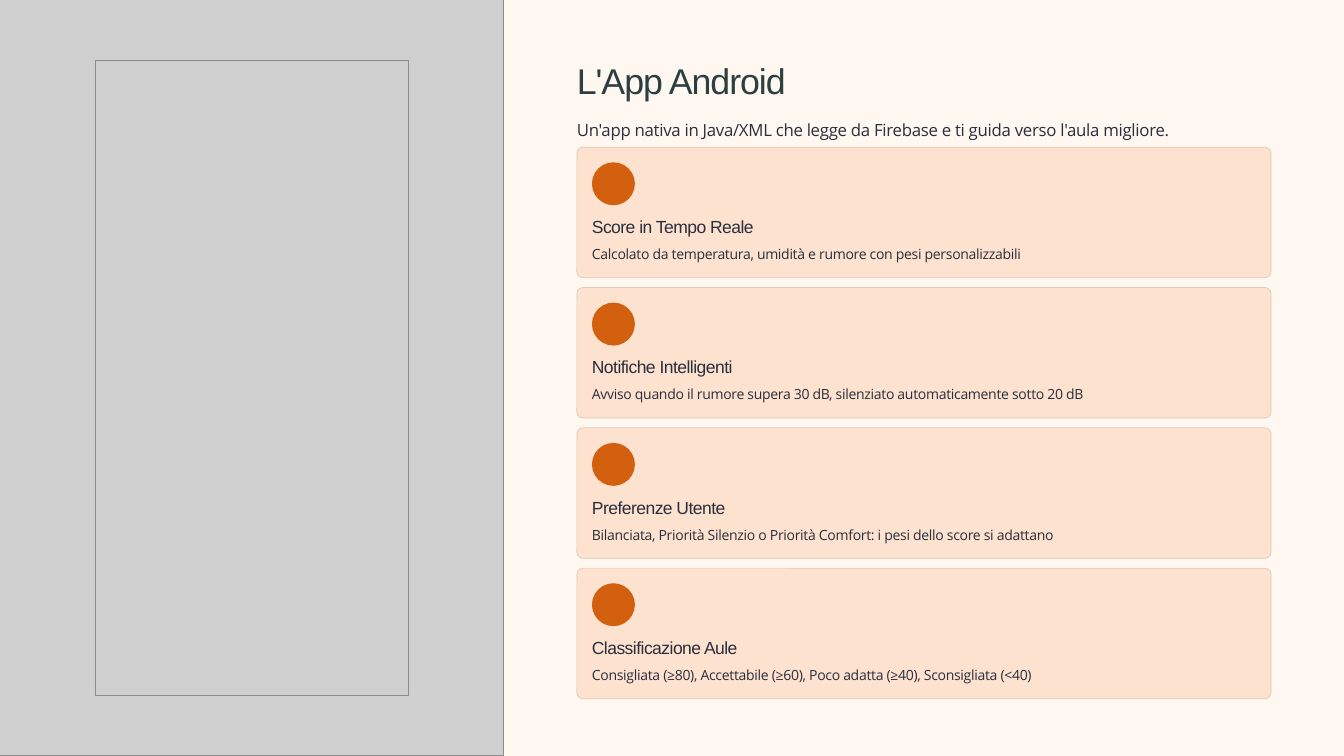
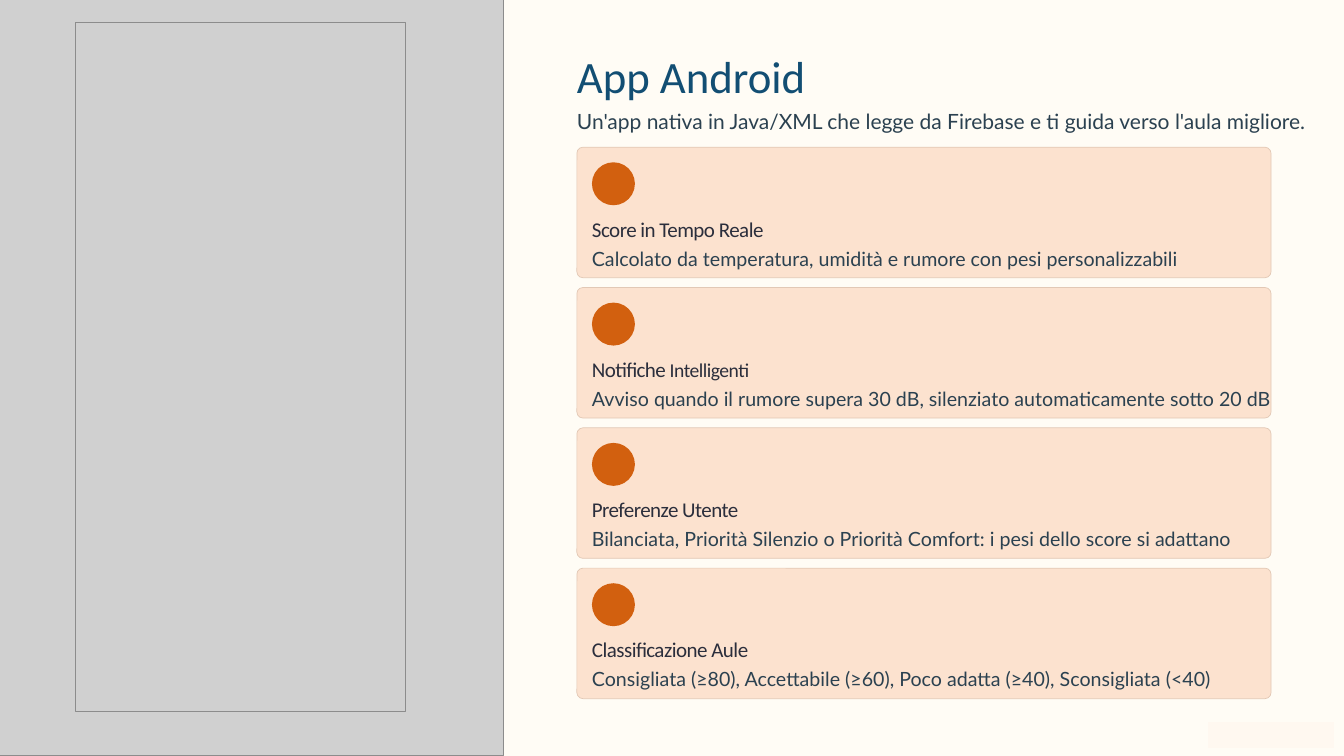
Before and after one commit to leolevro00/Smart-Study-Rooms, a slide deck: slide 12 of presentation/Smart-Study-Rooms.pptx (slide 8 before the commit). Drawn at 1344x756 pixels with LibreOffice and Linux fonts; fonts in the diff are those of the drawing; grey boxes stand for pictures; background and template pictures are left out. Boxes give left, top, right and bottom in pixels: in the first picture for what was removed or moved away, otherwise in the second. Text is boxed around its words. In the diff, an @@ line names an element or a change of style, - is before the commit and + after.

```diff
--- a/presentation/Smart-Study-Rooms.pptx
+++ b/presentation/Smart-Study-Rooms.pptx
@@ background #FFFFFF to #000000 @@
@@ rectangle at (0,0,1344,756): fill #FFF8F0 to #FFFCF5 @@
@@ picture: place and size @@
-picture at (95,60,408,695)
+picture at (76,22,406,712)
@@ text at (577,62,805,101): text changed; size 25.5 to 32 pt; font Arial to Calibri; text colour #2C3F42 to #124E73 @@
-L'App Android
+App Android
@@ text "Un'app nativa in Java/XML che ...": place and size @@
-text "Un'app nativa in Java/XML che ..." at (577,123,1169,140)
+text "Un'app nativa in Java/XML che ..." at (577,113,1305,133)
@@ text "Un'app nativa in Java/XML che ..." at (577,113,1305,133): size 12 to 15 pt, font Open Sans to Lato, text colour #2B2E3C to #2B4150, letter spacing -0.2 to 0 pt @@
@@ text "Notifiche Intelligenti" at (592,362,750,381): size 12.5 to 15 pt in "Notifiche"; size 12.5 to 14 pt in "Intelligenti"; font Arial to Calibri @@
@@ size 12.5 to 15 pt, font Arial to Calibri in 3 elements at (592,222,764,241), (592,502,738,517), (592,642,748,657) @@
@@ size 10 to 14 pt, font Open Sans to Lato, text colour #2B2E3C to #2B4150, letter spacing -0.2 to 0 pt in 4 elements at (592,251,1178,270), (592,391,1271,410), (592,531,1231,550), (592,671,1211,690) @@
```
Also in this commit, not shown: 4 other slides changed, 8 slides added, 4 slides removed.
